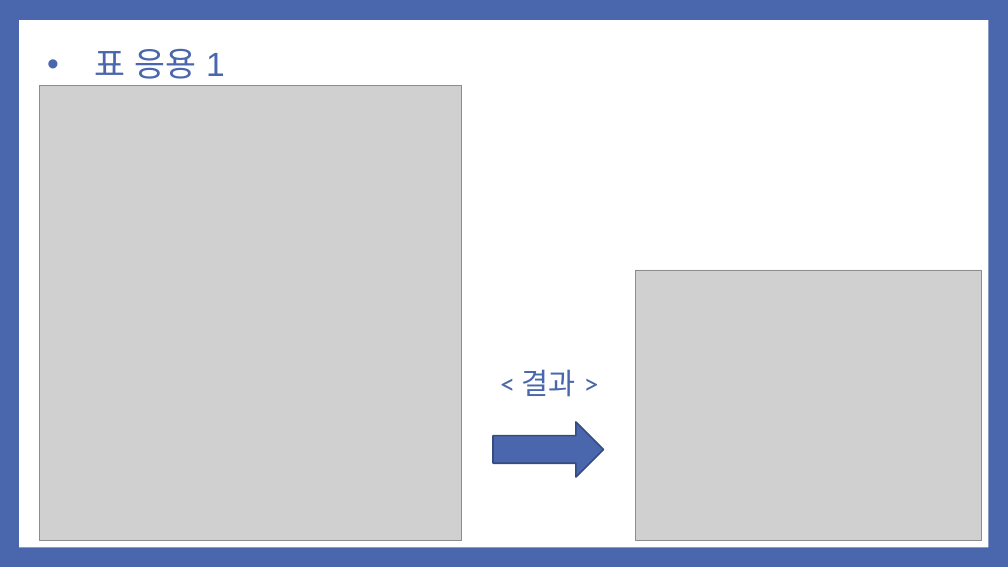
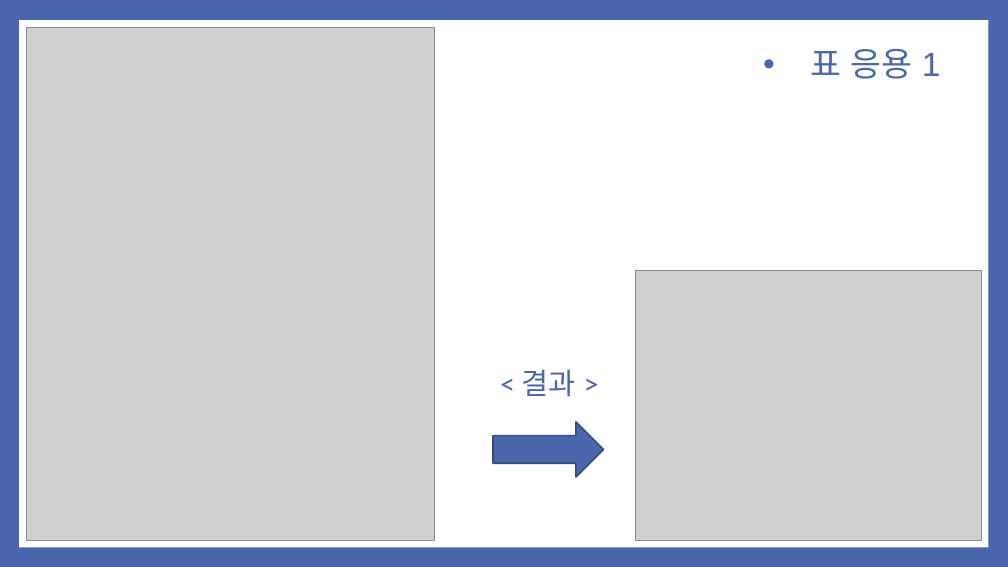
Before and after one commit to noheul1030/KOPO-HTML, a slide deck: slide 28 of 과제PPT/기업업무 2강.pptx. Drawn at 1008x567 pixels with LibreOffice and Linux fonts; fonts in the diff are those of the drawing; grey boxes stand for pictures. Boxes give left, top, right and bottom in pixels: in the first picture for what was removed or moved away, otherwise in the second. Text is boxed around its words. In the diff, an @@ line names an element or a change of style, - is before the commit and + after.

```diff
--- a/과제PPT/기업업무 2강.pptx
+++ b/과제PPT/기업업무 2강.pptx
@@ picture: place and size @@
-picture at bbox=[39, 85, 461, 540]
+picture at bbox=[26, 28, 434, 541]
@@ title "표 응용 1": place and size @@
-title "표 응용 1" at bbox=[94, 49, 225, 79]
+title "표 응용 1" at bbox=[810, 49, 941, 79]
@@ title "표 응용 1" at bbox=[810, 49, 941, 79]: alignment left to right @@
```
Also in this commit, not shown: 24 other slides changed, 2 slides added.
